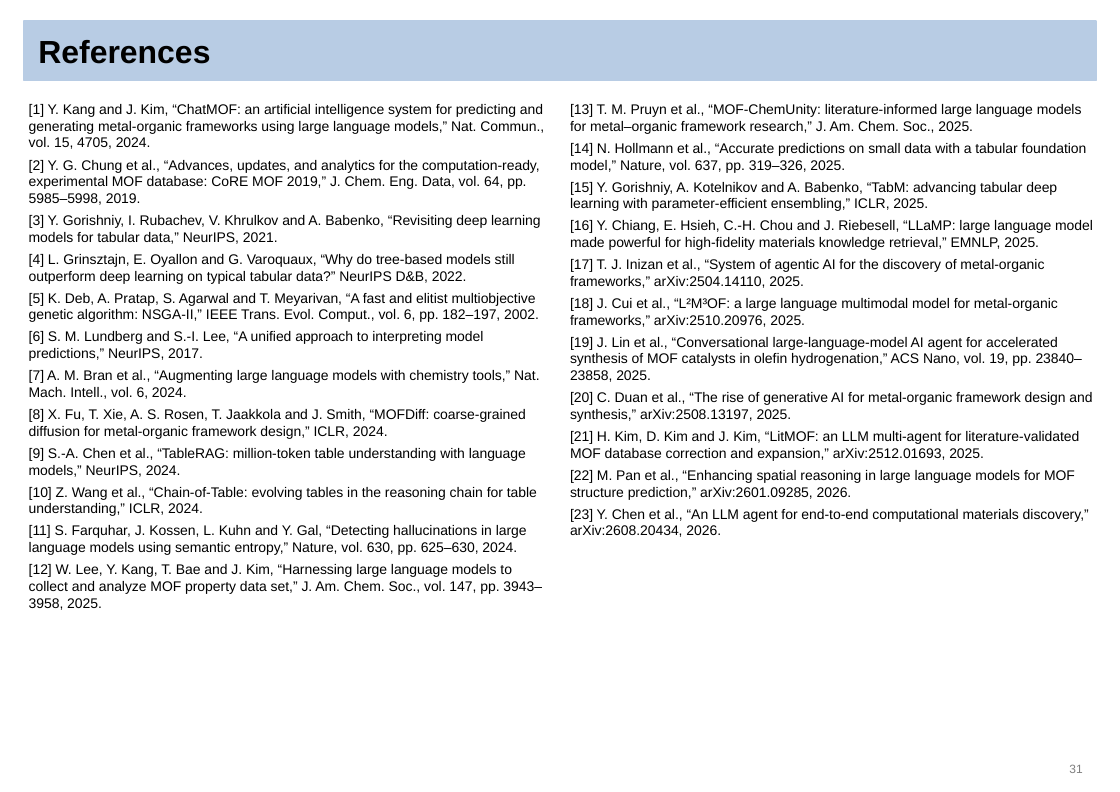
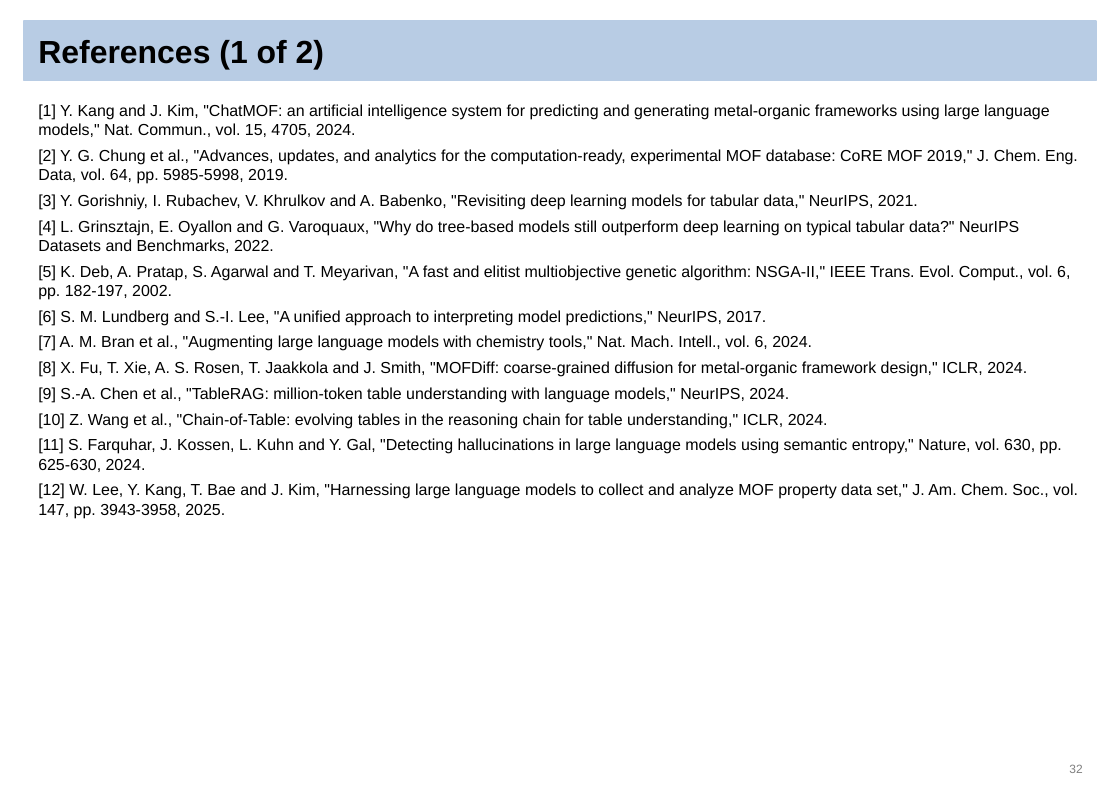
Before and after one commit to Sai-Mohith24/MOFChat-AI-Driven-Material-Recommendation-, a slide deck: slide 32 of reviews/final_review/MOFChat_Final_Review.pptx (slide 31 before the commit). Drawn at 1120x792 pixels with LibreOffice and Linux fonts; fonts in the diff are those of the drawing. Boxes give left, top, right and bottom in pixels: in the first picture for what was removed or moved away, otherwise in the second. Text is boxed around its words. In the diff, an @@ line names an element or a change of style, - is before the commit and + after.

```diff
--- a/reviews/final_review/MOFChat_Final_Review.pptx
+++ b/reviews/final_review/MOFChat_Final_Review.pptx
@@ title at (38, 40, 324, 70): text changed @@
-References
+References (1 of 2)
@@ text at (38, 104, 1078, 519): text changed; size 10.5 to 12 pt @@
-[1] Y. Kang and J. Kim, “ChatMOF: an artificial intelligence system for predicting and generating metal-organic frameworks using large language models,” Nat. Commun., vol. 15, 4705, 2024.
-[2] Y. G. Chung et al., “Advances, updates, and analytics for the computation-ready, experimental MOF database: CoRE MOF 2019,” J. Chem. Eng. Data, vol. 64, pp. 5985–5998, 2019.
-[3] Y. Gorishniy, I. Rubachev, V. Khrulkov and A. Babenko, “Revisiting deep learning models for tabular data,” NeurIPS, 2021.
-[4] L. Grinsztajn, E. Oyallon and G. Varoquaux, “Why do tree-based models still outperform deep learning on typical tabular data?” NeurIPS D&B, 2022.
-[5] K. Deb, A. Pratap, S. Agarwal and T. Meyarivan, “A fast and elitist multiobjective genetic algorithm: NSGA-II,” IEEE Trans. Evol. Comput., vol. 6, pp. 182–197, 2002.
-[6] S. M. Lundberg and S.-I. Lee, “A unified approach to interpreting model predictions,” NeurIPS, 2017.
-[7] A. M. Bran et al., “Augmenting large language models with chemistry tools,” Nat. Mach. Intell., vol. 6, 2024.
-[8] X. Fu, T. Xie, A. S. Rosen, T. Jaakkola and J. Smith, “MOFDiff: coarse-grained diffusion for metal-organic framework design,” ICLR, 2024.
-[9] S.-A. Chen et al., “TableRAG: million-token table understanding with language models,” NeurIPS, 2024.
-[10] Z. Wang et al., “Chain-of-Table: evolving tables in the reasoning chain for table understanding,” ICLR, 2024.
-[11] S. Farquhar, J. Kossen, L. Kuhn and Y. Gal, “Detecting hallucinations in large language models using semantic entropy,” Nature, vol. 630, pp. 625–630, 2024.
-[12] W. Lee, Y. Kang, T. Bae and J. Kim, “Harnessing large language models to collect and analyze MOF property data set,” J. Am. Chem. Soc., vol. 147, pp. 3943–3958, 2025.
+[1] Y. Kang and J. Kim, "ChatMOF: an artificial intelligence system for predicting and generating metal-organic frameworks using large language models," Nat. Commun., vol. 15, 4705, 2024.
+[2] Y. G. Chung et al., "Advances, updates, and analytics for the computation-ready, experimental MOF database: CoRE MOF 2019," J. Chem. Eng. Data, vol. 64, pp. 5985-5998, 2019.
+[3] Y. Gorishniy, I. Rubachev, V. Khrulkov and A. Babenko, "Revisiting deep learning models for tabular data," NeurIPS, 2021.
+[4] L. Grinsztajn, E. Oyallon and G. Varoquaux, "Why do tree-based models still outperform deep learning on typical tabular data?" NeurIPS Datasets and Benchmarks, 2022.
+[5] K. Deb, A. Pratap, S. Agarwal and T. Meyarivan, "A fast and elitist multiobjective genetic algorithm: NSGA-II," IEEE Trans. Evol. Comput., vol. 6, pp. 182-197, 2002.
+[6] S. M. Lundberg and S.-I. Lee, "A unified approach to interpreting model predictions," NeurIPS, 2017.
+[7] A. M. Bran et al., "Augmenting large language models with chemistry tools," Nat. Mach. Intell., vol. 6, 2024.
+[8] X. Fu, T. Xie, A. S. Rosen, T. Jaakkola and J. Smith, "MOFDiff: coarse-grained diffusion for metal-organic framework design," ICLR, 2024.
+[9] S.-A. Chen et al., "TableRAG: million-token table understanding with language models," NeurIPS, 2024.
+[10] Z. Wang et al., "Chain-of-Table: evolving tables in the reasoning chain for table understanding," ICLR, 2024.
+[11] S. Farquhar, J. Kossen, L. Kuhn and Y. Gal, "Detecting hallucinations in large language models using semantic entropy," Nature, vol. 630, pp. 625-630, 2024.
+[12] W. Lee, Y. Kang, T. Bae and J. Kim, "Harnessing large language models to collect and analyze MOF property data set," J. Am. Chem. Soc., vol. 147, pp. 3943-3958, 2025.
@@ text removed at (570, 104, 1093, 537) @@
-[13] T. M. Pruyn et al., “MOF-ChemUnity: literature-informed large language models for metal–organic framework research,” J. Am. Chem. Soc., 2025.
-[14] N. Hollmann et al., “Accurate predictions on small data with a tabular foundation model,” Nature, vol. 637, pp. 319–326, 2025.
-[15] Y. Gorishniy, A. Kotelnikov and A. Babenko, “TabM: advancing tabular deep learning with parameter-efficient ensembling,” ICLR, 2025.
-[16] Y. Chiang, E. Hsieh, C.-H. Chou and J. Riebesell, “LLaMP: large language model made powerful for high-fidelity materials knowledge retrieval,” EMNLP, 2025.
-[17] T. J. Inizan et al., “System of agentic AI for the discovery of metal-organic frameworks,” arXiv:2504.14110, 2025.
-[18] J. Cui et al., “L²M³OF: a large language multimodal model for metal-organic frameworks,” arXiv:2510.20976, 2025.
-[19] J. Lin et al., “Conversational large-language-model AI agent for accelerated synthesis of MOF catalysts in olefin hydrogenation,” ACS Nano, vol. 19, pp. 23840–23858, 2025.
-[20] C. Duan et al., “The rise of generative AI for metal-organic framework design and synthesis,” arXiv:2508.13197, 2025.
-[21] H. Kim, D. Kim and J. Kim, “LitMOF: an LLM multi-agent for literature-validated MOF database correction and expansion,” arXiv:2512.01693, 2025.
-[22] M. Pan et al., “Enhancing spatial reasoning in large language models for MOF structure prediction,” arXiv:2601.09285, 2026.
-[23] Y. Chen et al., “An LLM agent for end-to-end computational materials discovery,” arXiv:2608.20434, 2026.
@@ page number at (1069, 764, 1082, 773): text changed @@
-31
+32
```
Also in this commit, not shown: 33 other slides changed, 2 slides added, 1 slide removed, 3 other files.
